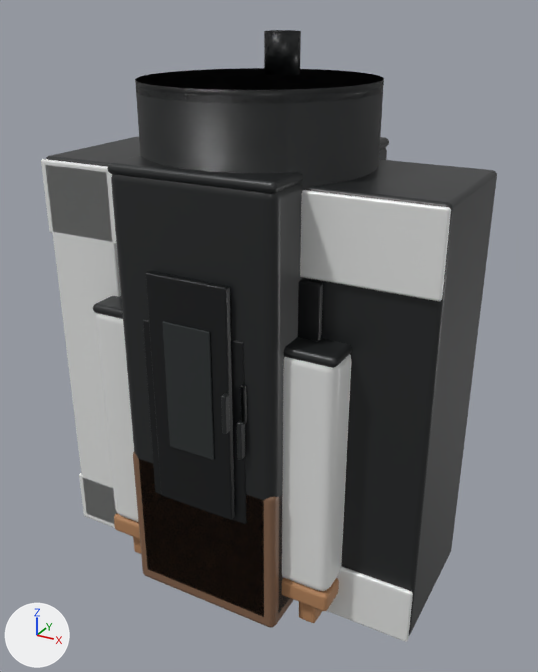
Renders of the Blender file STAIANO-3D/assets/blender/stufe-ravelli-primi.blend from each side of a commit.
One viewpoint serves both versions: a 50 mm lens placed at (0.828, -1.466, 1.345), pointed at (0.03, -0.016, 0.619). Arrows for +X, +Y and +Z are at lower left; the lights stay in place. The first picture is the older version.

Names of what the first picture shows: 'Coperchio', 'Coperchio.001', 'Coperchio.003', 'Cornice porta.001', 'Corpo', 'Corpo cilindrico.002', 'Corpo.001', 'Corpo.002', 'Fascia inferiore', 'Fascia superiore', 'Maniglia.001', 'Maniglia.002', 'Maniglia.005', 'Montante laterale', 'Pannello inferiore', 'Scarico superiore', 'Vetro sportello.001' and 5 more.
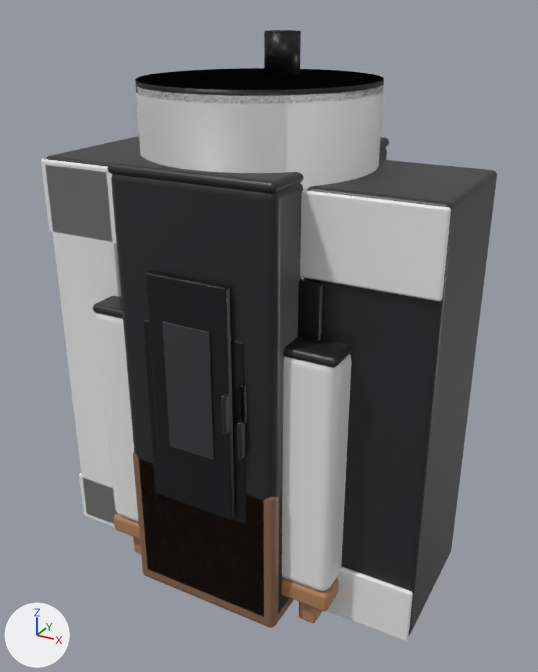
What the commit changed:
In material 'Acciaio nero' (mat_acciaio_nero), metallic goes from 0.12 to 0.0.
In material 'Rivestimento ravelli-elettra' (mat_rivestimento_ravelli_elettra), metallic goes from 0.12 to 0.0.
In material 'Rivestimento ravelli-circular-9-2' (mat_rivestimento_ravelli_circular_9_2), metallic goes from 0.12 to 0.0.

Where the change shows, as pixel boxes (x1, y1, x2, y2) in the pictures (538 x 672 px):
'Corpo cilindrico.002', surface changed (lighter)
    both: (136, 85, 383, 279)
'Coperchio.003', surface changed (lighter)
    both: (136, 83, 384, 104)
